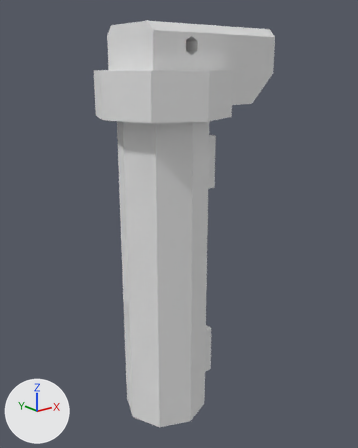
One commit to the OBJ model Assets/meshs/MK68_core.obj: the scene before it, then after it.
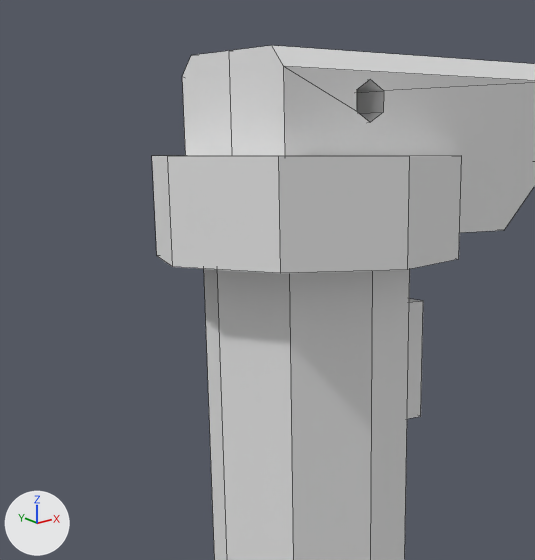
Old and new are each drawn whole from a camera (50 mm lens) standing at (-1.314, -1.755, 1.06) and looking at (0.095, 0.006, 0.355) and again close up on the part from 7% to 74% of the width and 0% to 56% of the height. The axes (+X, +Y, +Z) are drawn at lower left. The lights are the same throughout. The close-ups show mesh edges as thin lines. Where no turn or scale is listed for an object, it has been applied to the vertices. Vertices at the same position are counted once.

The first close-up shows 'Cube.019_Cube.011'.
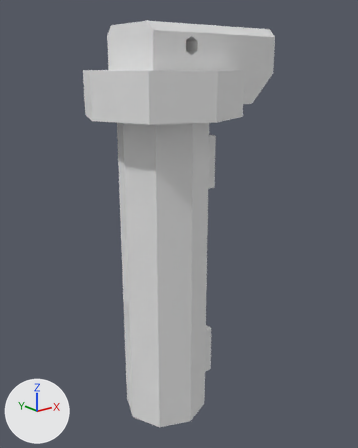
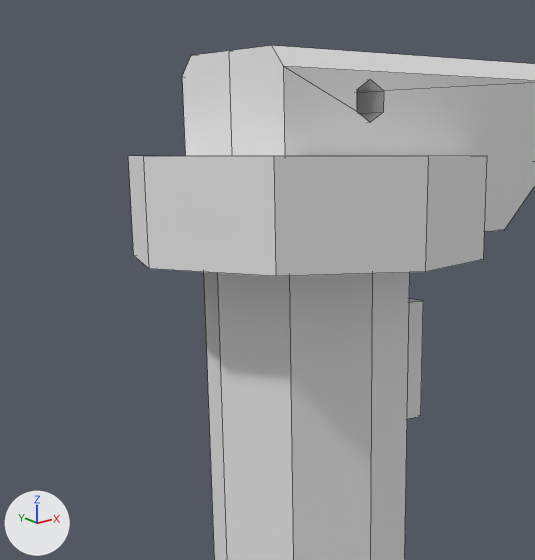
Boxes (x1, y1, x2, y2) around the edits, measured in the close-ups (535 x 560 px; the box of a moved part takes in the faces that stretch with it):
'Cube.019_Cube.011', reshaped: before (152, 45, 535, 560); after (128, 45, 535, 560)
part 1 of me_cube_019_cube_011, moved or reshaped: before (152, 155, 462, 273); after (128, 155, 487, 276)

What the commit changed:
me_cube_019_cube_011 has 91 vertices, 62 faces and spans x -0.3..0.51, y -0.3..0.3, z -0.59..1.23.
me_cube_019_cube_011 is used by ob_cube_019_cube_011; location (0.0, 0.0, 0.0).
me_cube_019_cube_011 part 1: the loose piece of 16 vertices spanning x -0.3..0.3, y -0.3..0.3, z 0.86..1.05 is scaled about its middle by (1.16, 1.16, 1).
